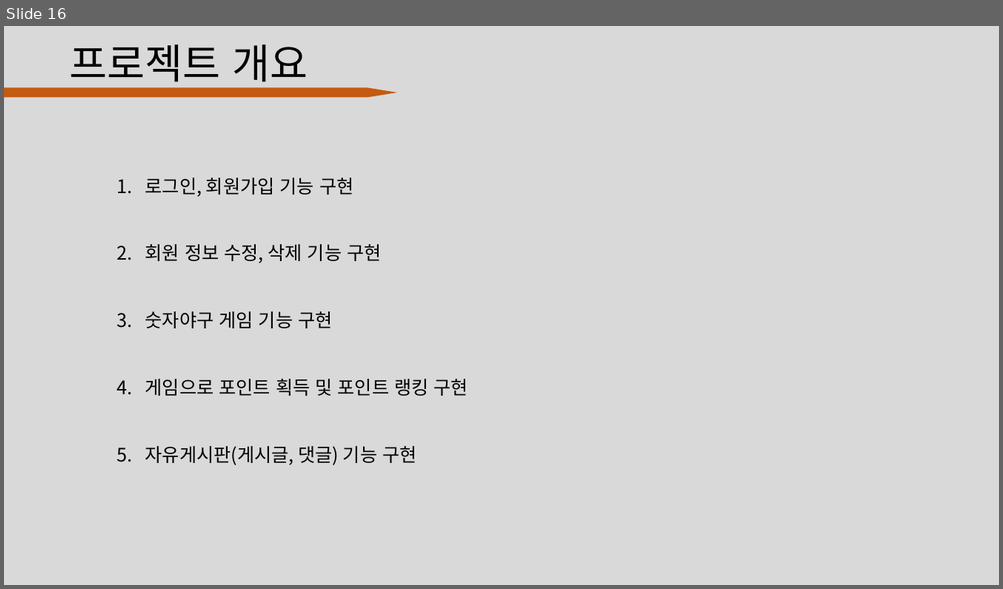
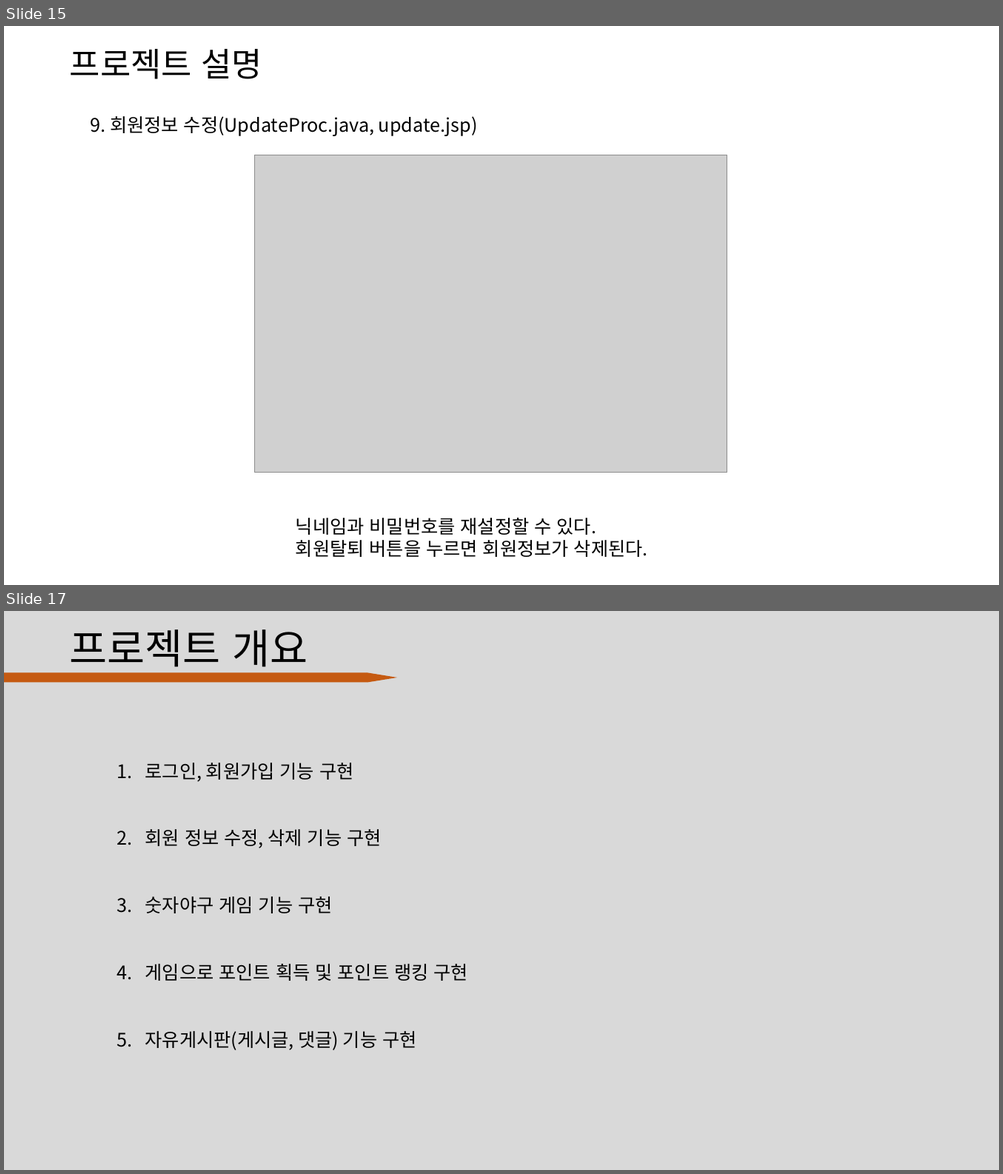
Before and after one commit to DevDogFe/baseball, a slide deck: 숫자 야구.pptx. Shown one above the other, each under a label of ours: slide 16 before the commit, slides 15 and 17 after it; the slides between them are not shown. The pictures are 1003x589 and 1003x1174 pixels, drawn with LibreOffice and Linux fonts; fonts in the diff are those of the drawing; grey boxes stand for pictures. Boxes give left, top, right and bottom in pixels: in the first picture for what was removed or moved away, otherwise in the second. Text is boxed around its words. In the diff, an @@ line names an element or a change of style, - is before the commit and + after.

```diff
--- a/숫자 야구.pptx
+++ b/숫자 야구.pptx
@@ slide 15 added at bbox=[4, 26, 999, 585], background #FFFFFF @@
@@ title added at bbox=[70, 49, 262, 79], 32 pt, text #000000 @@
+프로젝트 설명
@@ text added at bbox=[91, 116, 478, 136], 18 pt, text #000000 @@
+9. 회원정보 수정(UpdateProc.java, update.jsp)
@@ picture added at bbox=[255, 155, 727, 473] @@
@@ text added at bbox=[296, 518, 648, 557], 18 pt, text #000000 @@
+닉네임과 비밀번호를 재설정할 수 있다.
+회원탈퇴 버튼을 누르면 회원정보가 삭제된다.
@@ what was slide 16 is now slide 17 @@
```
Also in this commit, not shown: 14 slides changed, 3 other files.
